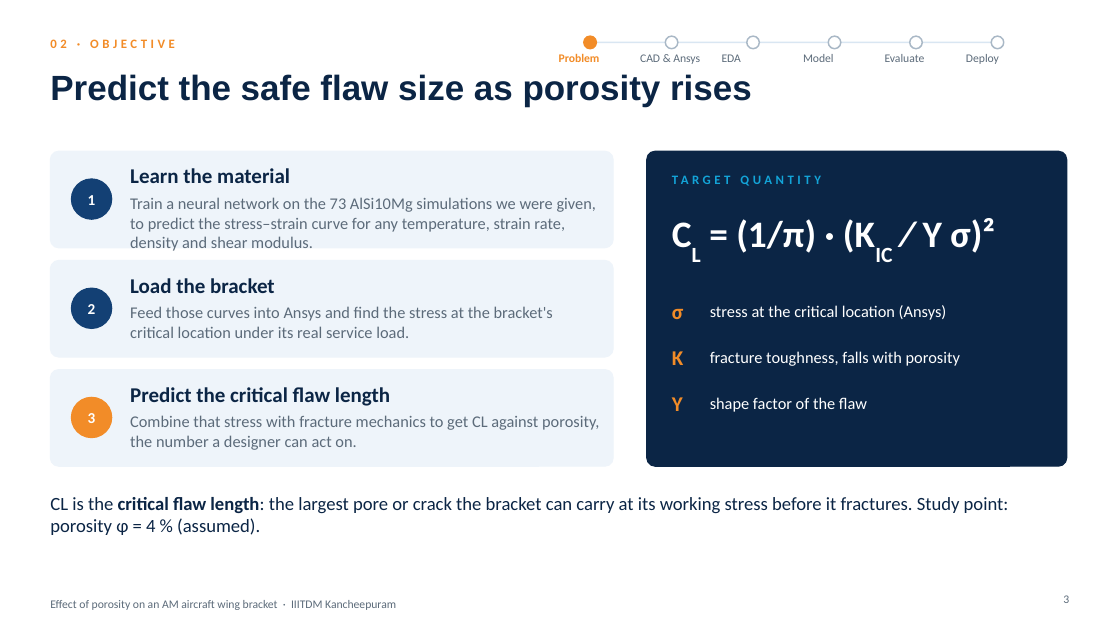
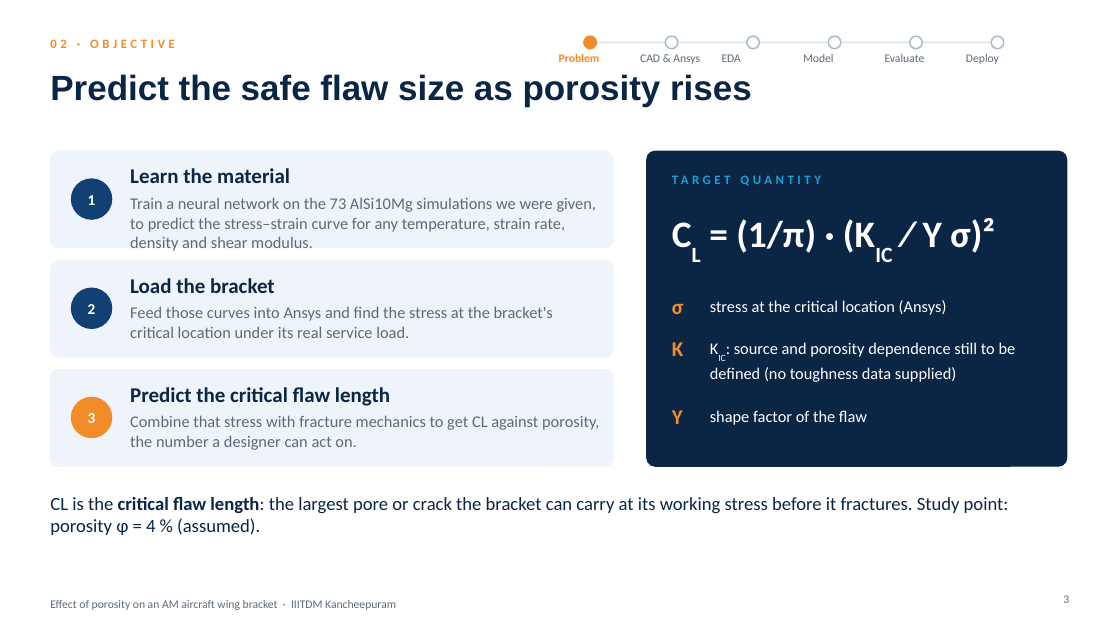
Before and after one commit to SaravananRamar06/MMM-ML, a slide deck: slide 3 of presentation/Final Presentation - Porosity in an AM Wing Bracket.pptx. Drawn at 1120x630 pixels with LibreOffice and Linux fonts; fonts in the diff are those of the drawing. Boxes give left, top, right and bottom in pixels: in the first picture for what was removed or moved away, otherwise in the second. Text is boxed around its words. In the diff, an @@ line names an element or a change of style, - is before the commit and + after.

```diff
--- a/presentation/Final Presentation - Porosity in an AM Wing Bracket.pptx
+++ b/presentation/Final Presentation - Porosity in an AM Wing Bracket.pptx
@@ text "σ": place and size @@
-text "σ" at (672, 309, 683, 319)
+text "σ" at (672, 304, 683, 314)
@@ text "stress at the critical location ...": place and size @@
-text "stress at the critical location ..." at (710, 305, 947, 320)
+text "stress at the critical location ..." at (710, 300, 947, 315)
@@ text "K": place and size @@
-text "K" at (672, 351, 683, 365)
+text "K" at (672, 342, 683, 356)
@@ text at (710, 342, 1016, 382): text changed @@
-fracture toughness, falls with porosity
+KIC: source and porosity dependence still to be defined (no toughness data supplied)
@@ text "Y": place and size @@
-text "Y" at (672, 397, 683, 411)
+text "Y" at (672, 410, 683, 424)
@@ text "shape factor of the flaw": place and size @@
-text "shape factor of the flaw" at (710, 397, 867, 412)
+text "shape factor of the flaw" at (710, 410, 867, 425)
```
Also in this commit, not shown: 13 other slides changed, 2 slides added, 7 other files.
